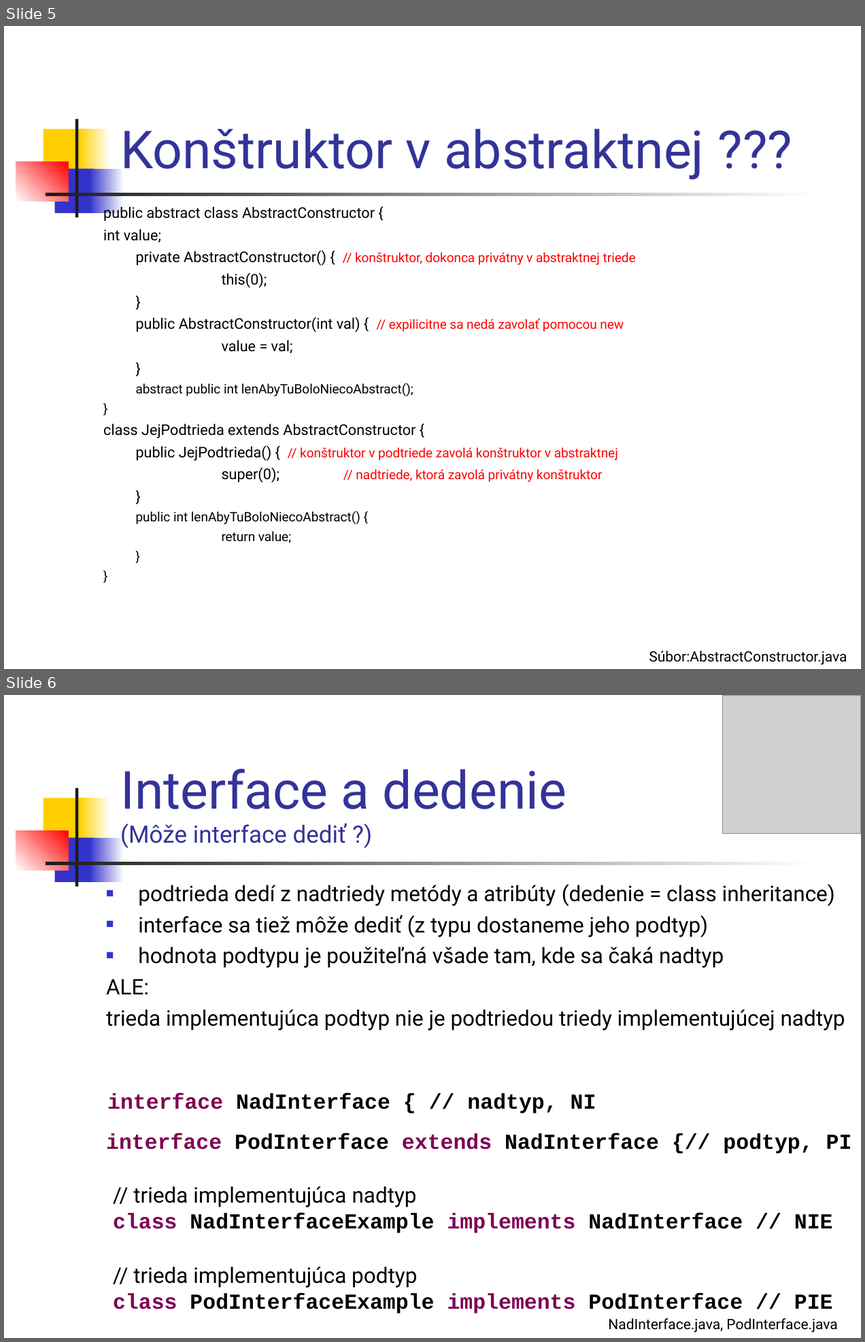
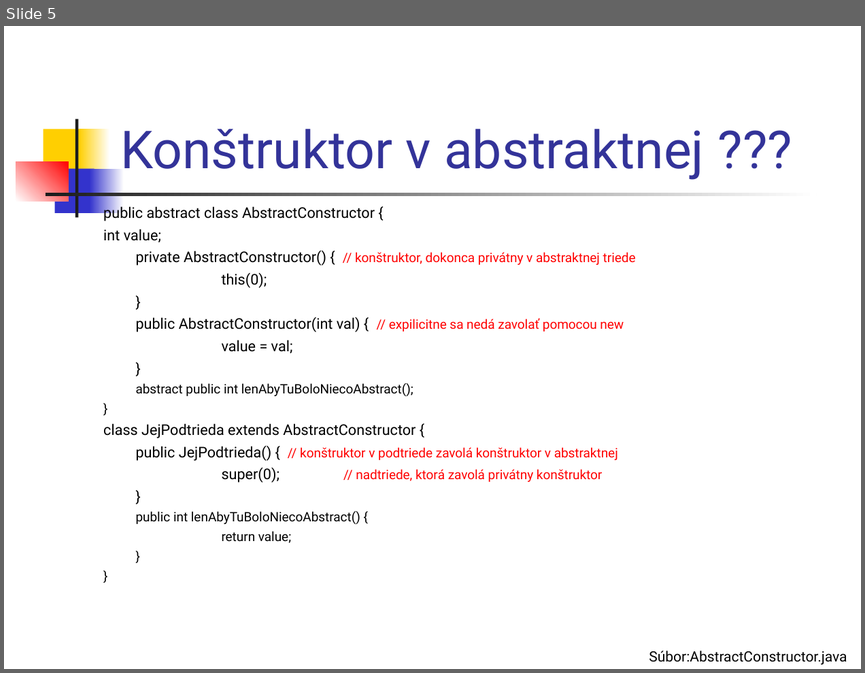
Before and after one commit to Programovanie4/Prednasky, a slide deck: 05/05_java.ppt. Shown one above the other, each under a label of ours: slides 5 and 6 before the commit, slide 5 after it. The pictures are 865x1342 and 865x673 pixels, drawn with LibreOffice and Linux fonts; fonts in the diff are those of the drawing; grey boxes stand for pictures. Boxes give left, top, right and bottom in pixels: in the first picture for what was removed or moved away, otherwise in the second. Text is boxed around its words. In the diff, an @@ line names an element or a change of style, - is before the commit and + after.

```diff
--- a/05/05_java.ppt
+++ b/05/05_java.ppt
@@ slide 6 removed at (4,695,861,1338), background #FFFFFF; not listed: 7 template elements that a slide beside it also shows @@
@@ picture removed at (723,695,861,833) @@
@@ title removed at (120,768,566,848) @@
-Interface a dedenie
-(Môže interface dediť ?)
@@ text removed at (106,884,845,1030) @@
-■ podtrieda dedí z nadtriedy metódy a atribúty (dedenie = class inheritance)
-■ interface sa tiež môže dediť (z typu dostaneme jeho podtyp)
-■ hodnota podtypu je použiteľná všade tam, kde sa čaká nadtyp
-ALE:
-trieda implementujúca podtyp nie je podtriedou triedy implementujúcej nadtyp
@@ text removed at (107,1093,596,1113) @@
-interface NadInterface { // nadtyp, NI
@@ text removed at (106,1134,852,1153) @@
-interface PodInterface extends NadInterface {// podtyp, PI
@@ text removed at (113,1186,833,1233) @@
-// trieda implementujúca nadtyp
-class NadInterfaceExample implements NadInterface // NIE
@@ text removed at (113,1266,833,1313) @@
-// trieda implementujúca podtyp
-class PodInterfaceExample implements PodInterface // PIE
@@ text removed at (608,1318,837,1332) @@
-NadInterface.java, PodInterface.java
```
Also in this commit, not shown: 4 slides changed, 3 slides added, 3 other slides removed, 1 other file.
